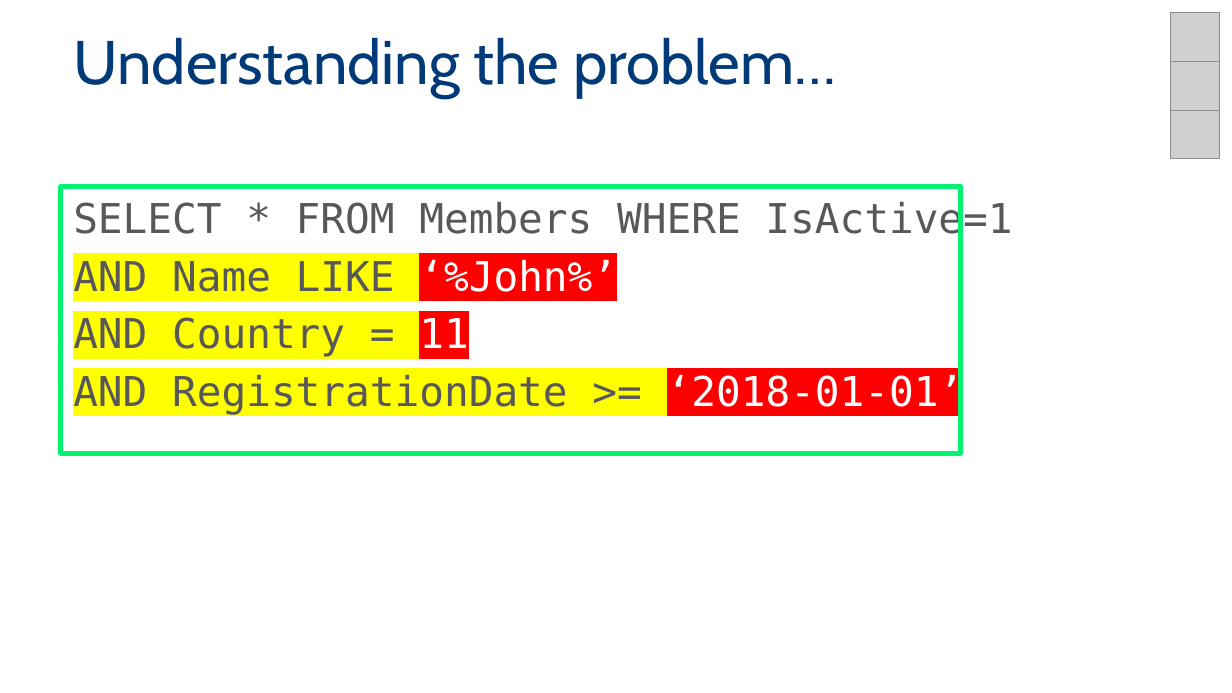
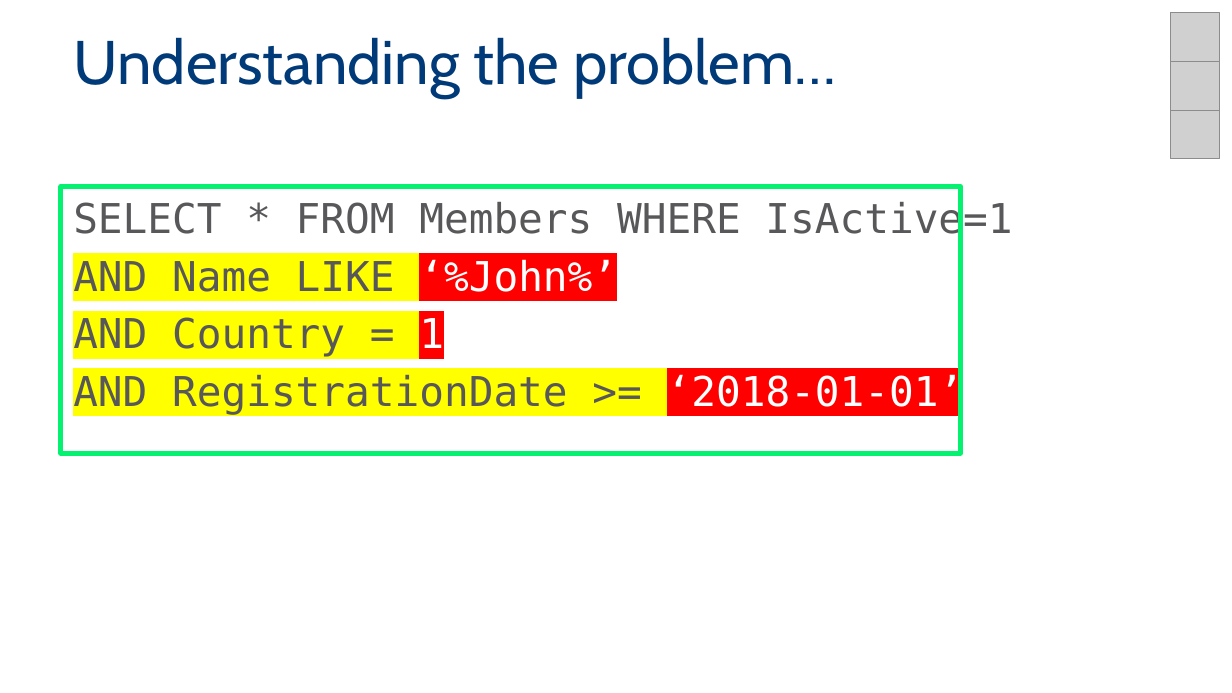
Before and after one commit to MadeiraData/DynamicFilters, a slide deck: slide 13 of DynamicFilters2.pptx. Drawn at 1232x693 pixels with LibreOffice and Linux fonts; fonts in the diff are those of the drawing; grey boxes stand for pictures; background and template pictures are left out. Boxes give left, top, right and bottom in pixels: in the first picture for what was removed or moved away, otherwise in the second. Text is boxed around its words. In the diff, an @@ line names an element or a change of style, - is before the commit and + after.

```diff
--- a/DynamicFilters2.pptx
+++ b/DynamicFilters2.pptx
@@ text at (73, 317, 444, 357): text changed @@
-AND Country = 11
+AND Country = 1
```
Also in this commit, not shown: 4 other slides changed, 1 slide added, 1 slide removed.
